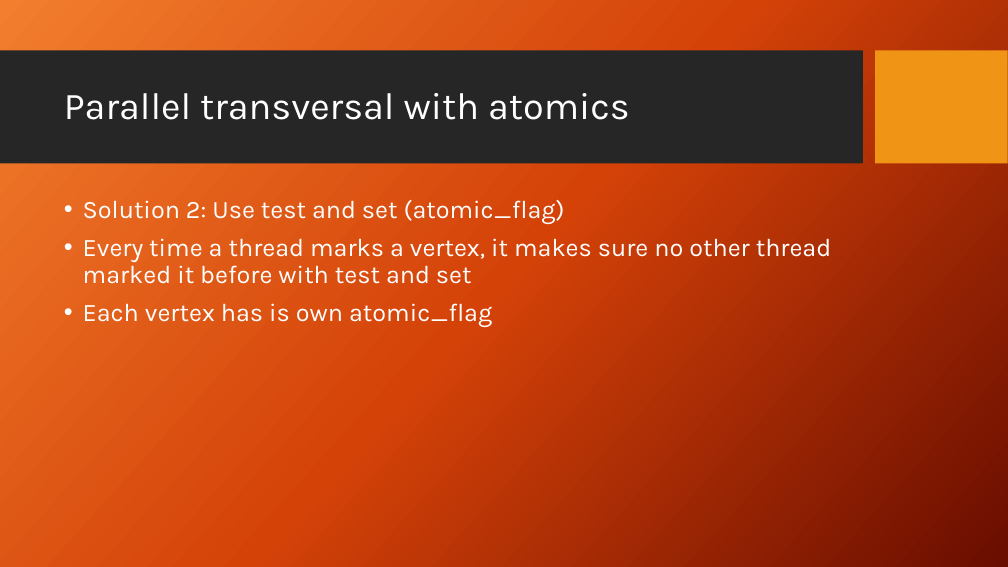
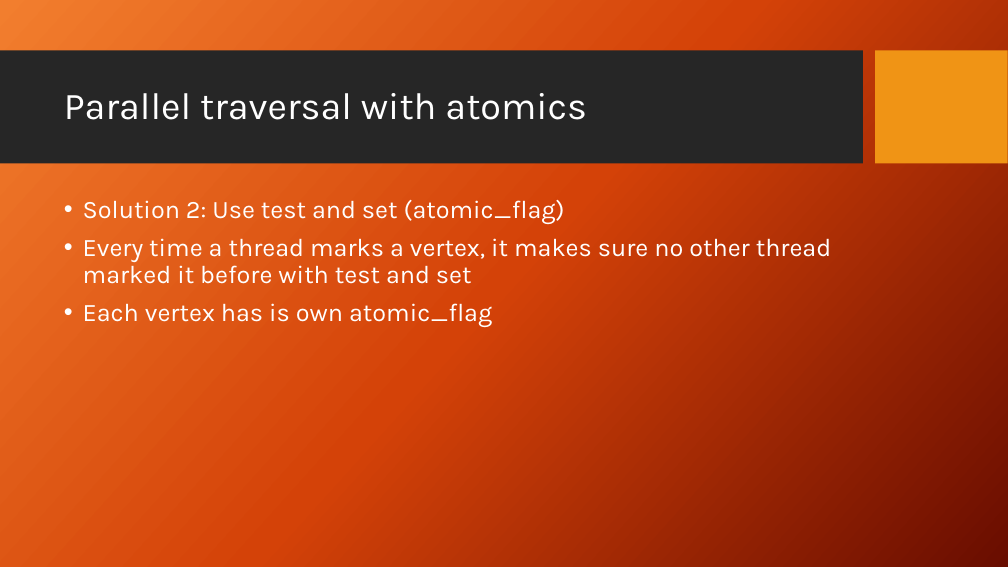
Before and after one commit to Aphlax/Parallelepipeds, a slide deck: slide 43 of FinalPresentation_Parallel Connected Components.pptx. Drawn at 1008x567 pixels with LibreOffice and Linux fonts; fonts in the diff are those of the drawing; background and template pictures are left out. Boxes give left, top, right and bottom in pixels: in the first picture for what was removed or moved away, otherwise in the second. Text is boxed around its words. In the diff, an @@ line names an element or a change of style, - is before the commit and + after.

```diff
--- a/FinalPresentation_Parallel Connected Components.pptx
+++ b/FinalPresentation_Parallel Connected Components.pptx
@@ title at box(64, 93, 587, 120): text changed @@
-Parallel transversal with atomics
+Parallel traversal with atomics
```
Also in this commit, not shown: 32 other slides changed, 1 other file.
